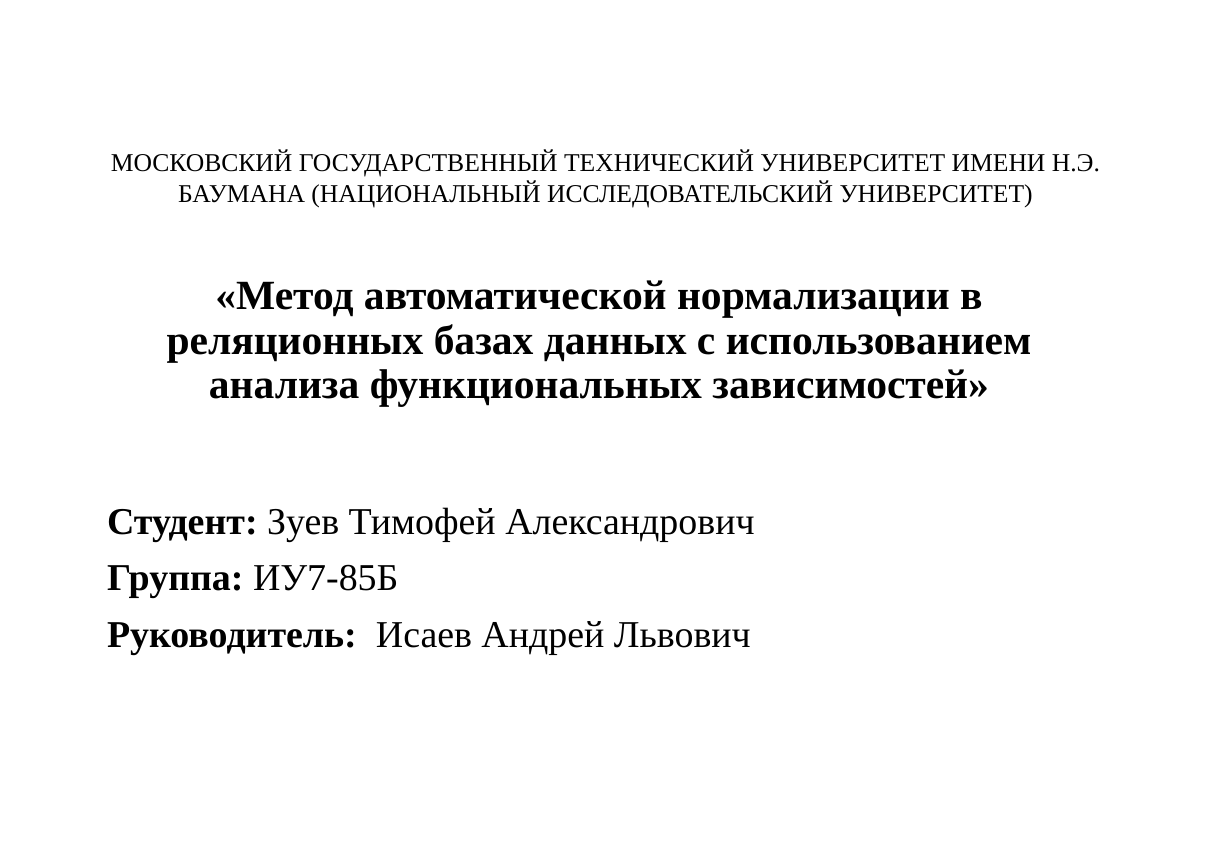
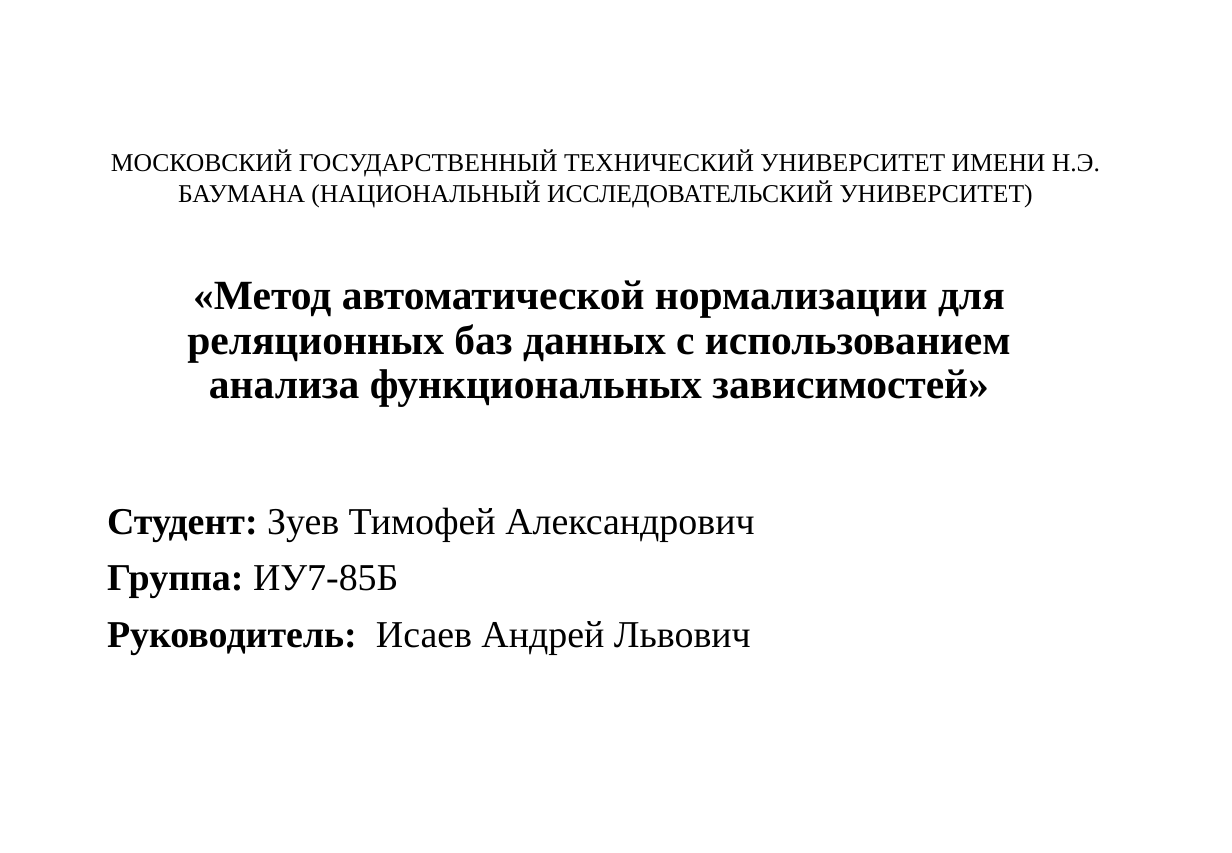
Before and after one commit to sampletext117/auto_normalization, a slide deck: slide 1 of ИУ7-85Б_Зуев_През_ВКР_4версия.pptx. Drawn at 1232x853 pixels with LibreOffice and Linux fonts; fonts in the diff are those of the drawing. Boxes give left, top, right and bottom in pixels: in the first picture for what was removed or moved away, otherwise in the second. Text is boxed around its words. In the diff, an @@ line names an element or a change of style, - is before the commit and + after.

```diff
--- a/ИУ7-85Б_Зуев_През_ВКР_4версия.pptx
+++ b/ИУ7-85Б_Зуев_През_ВКР_4версия.pptx
@@ title at (187, 280, 1011, 407): text changed @@
-«Метод автоматической нормализации в реляционных базах данных с использованием анализа функциональных зависимостей»
+«Метод автоматической нормализации для реляционных баз данных с использованием анализа функциональных зависимостей»
```
Also in this commit, not shown: 1 slide removed, 9 other files.
